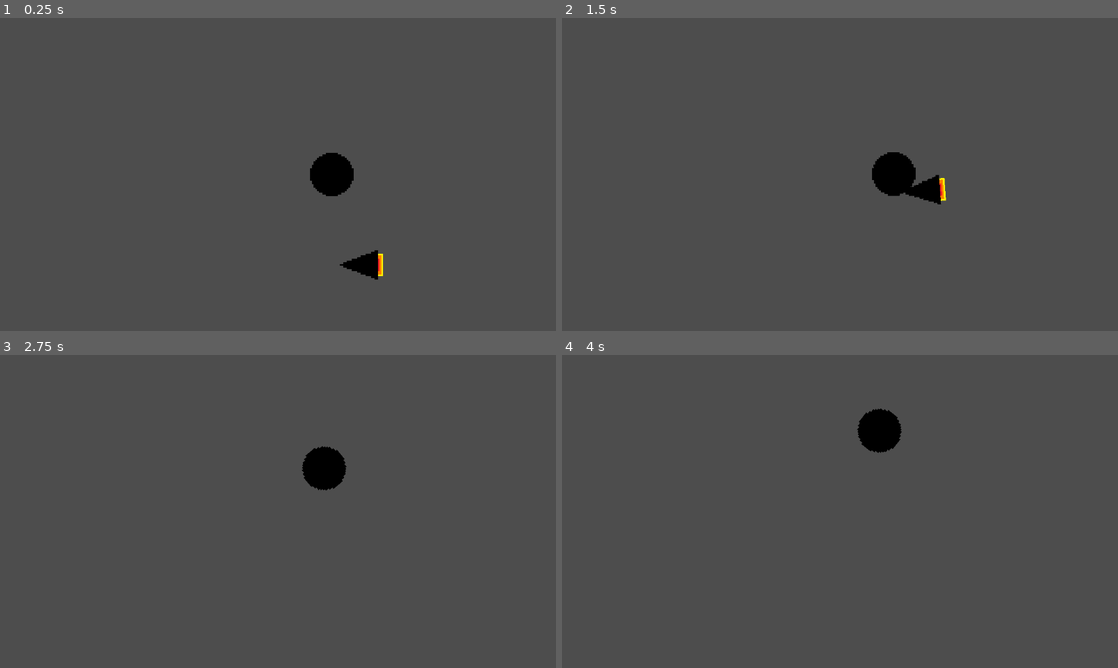
Above: before the commit, frames 1-4 (two rows, left to right).
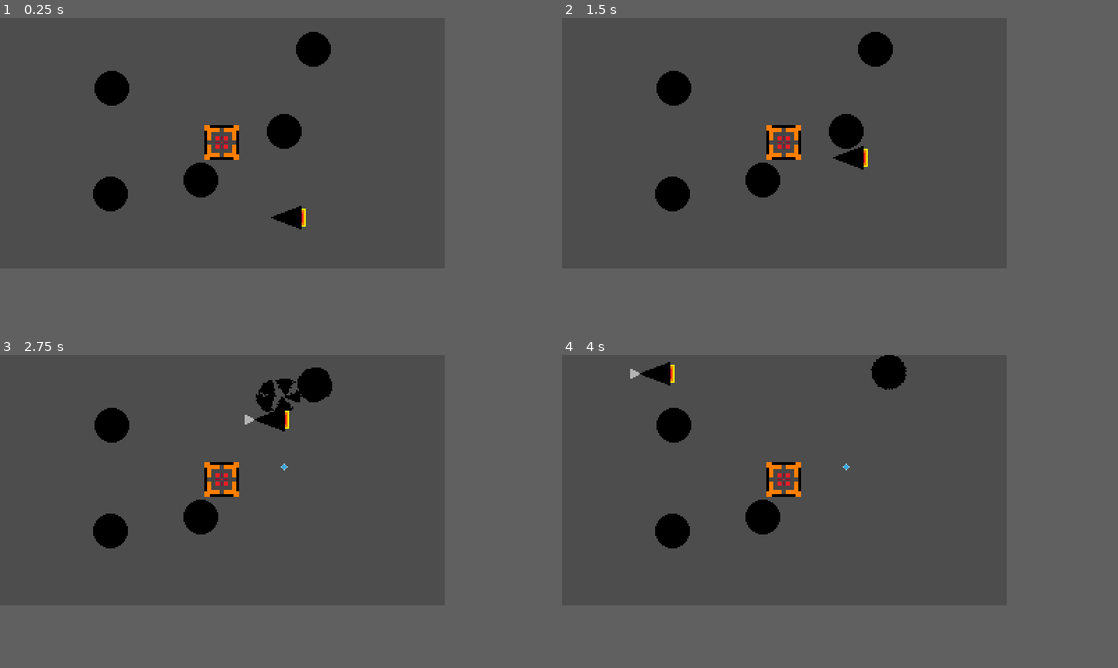
Above: after the commit, the same moments.

Repository: ima-cow/Space-asteroid-miner
Game: Godot game, scene res://scenes/game.tscn
The game is run twice, just before and just after one commit, with the same random seed, the same clock (stepped at 60 frames per second) and the same inputs.
Inputs:
- Up to frame 1 (0.25 s): no input
- Up to frame 2 (1.5 s): tap Enter at 0.5 s; hold Space (beam, bound only after the commit) 0.53-1.28 s; hold W (up) from 0.53 s (still down); tap Space (beam, bound only after the commit) at 1.35 s
- Up to frame 3 (2.75 s): release W (up) at 2.03 s; hold A (left) from 2.03 s (still down); hold Space (beam, bound only after the commit) from 2.03 s (still down)
- Up to frame 4 (4 s): release Space (beam, bound only after the commit) at 2.78 s; tap Space (beam, bound only after the commit) at 2.85 s; release A (left) at 3.53 s; hold S (down) from 3.53 s (still down); hold Space (beam, bound only after the commit) from 3.53 s (still down)
In our replay, the window is 800x450 before the commit and 640x360 after it. These sizes can differ from the game's own. Grey fills any space a smaller window leaves; there, only what the larger window draws over its background counts as a difference.

The runs differ from the first frame. In frame 1, 4.7% of the frame differs, in the area x 16-69%, y 4-84%; in frame 2, 4.7%, in the area x 16-70%, y 4-62%; in frame 3, 4.3%; in frame 4, 3.8%.

Commit message:
some work

Diff:
--- a/project.godot
+++ b/project.godot
@@ -21,7 +21,7 @@
 window/size/viewport_height=180
 window/size/window_width_override=1280
 window/size/window_height_override=720
-window/stretch/mode="canvas_items"
+window/stretch/mode="viewport"
 
 [input]
 
@@ -50,6 +50,11 @@
 "events": [Object(InputEventKey,"resource_local_to_scene":false,"resource_name":"","device":-1,"window_id":0,"alt_press …(192 unchanged characters)…
 ]
 }
+beam={
+"deadzone": 0.2,
+"events": [Object(InputEventKey,"resource_local_to_scene":false,"resource_name":"","device":-1,"window_id":0,"alt_pressed":false,"shift_pressed":false,"ctrl_pressed":false,"meta_pressed":false,"pressed":false,"keycode":0,"physical_keycode":32,"key_label":0,"unicode":32,"location":0,"echo":false,"script":null)
+]
+}
 
 [physics]
 
--- a/scenes/asteroid.tscn
+++ b/scenes/asteroid.tscn
@@ -1,7 +1,11 @@
-[gd_scene load_steps=4 format=3 uid="uid://stex3fnk2qly"]
+[gd_scene load_steps=6 format=3 uid="uid://stex3fnk2qly"]
 
 [ext_resource type="Script" uid="uid://dpx727y447wvh" path="res://scripts/asteroid.gd" id="1_6mo6b"]
+[ext_resource type="Texture2D" uid="uid://bhge7l4pu8mis" path="res://assets/gem.png" id="2_pnq5b"]
 [ext_resource type="Texture2D" uid="uid://24noxarump8g" path="res://assets/pixil-frame-0.png" id="2_t4se3"]
+
+[sub_resource type="CircleShape2D" id="CircleShape2D_pwrvu"]
+radius = 3.0
 
 [sub_resource type="CircleShape2D" id="CircleShape2D_lnu2h"]
 radius = 6.0
@@ -11,7 +15,21 @@
 
 [node name="RigidBody" type="RigidBody2D" parent="."]
 input_pickable = true
+contact_monitor = true
+max_contacts_reported = 1
 metadata/smashed = false
+
+[node name="Gem" type="Node2D" parent="RigidBody"]
+unique_name_in_owner = true
+
+[node name="Sprite2D" type="Sprite2D" parent="RigidBody/Gem"]
+texture = ExtResource("2_pnq5b")
+
+[node name="Area2D" type="Area2D" parent="RigidBody/Gem"]
+
+[node name="CollisionShape2D" type="CollisionShape2D" parent="RigidBody/Gem/Area2D"]
+scale = Vector2(0.8, 0.8)
+shape = SubResource("CircleShape2D_pwrvu")
 
 [node name="Sprite2D" type="Sprite2D" parent="RigidBody"]
 texture = ExtResource("2_t4se3")
@@ -19,5 +37,3 @@
 [node name="CollisionShape2D" type="CollisionShape2D" parent="RigidBody"]
 scale = Vector2(2, 2)
 shape = SubResource("CircleShape2D_lnu2h")
-
-[connection signal="input_event" from="RigidBody" to="." method="_on_rigid_body_input_event"]
--- a/scenes/game.tscn
+++ b/scenes/game.tscn
@@ -1,22 +1,101 @@
-[gd_scene load_steps=4 format=3 uid="uid://deidliikifwik"]
+[gd_scene load_steps=8 format=3 uid="uid://deidliikifwik"]
 
 [ext_resource type="PackedScene" uid="uid://stex3fnk2qly" path="res://scenes/asteroid.tscn" id="1_yqjtg"]
 [ext_resource type="Script" uid="uid://b6j5dpnb4ntek" path="res://scripts/ship_movement.gd" id="2_lbhrr"]
 [ext_resource type="Texture2D" uid="uid://dvmr3c6ujqyhv" path="res://assets/ship.png" id="2_lnu2h"]
+[ext_resource type="Texture2D" uid="uid://c4mitpvuk83wa" path="res://assets/beam.png" id="3_lbhrr"]
+[ext_resource type="Texture2D" uid="uid://dobtasoup88yb" path="res://assets/station.png" id="4_iywne"]
+
+[sub_resource type="RectangleShape2D" id="RectangleShape2D_iywne"]
+size = Vector2(26, 26)
+
+[sub_resource type="RectangleShape2D" id="RectangleShape2D_p57ef"]
+size = Vector2(2.5, 18)
 
 [node name="Game" type="Node"]
 
 [node name="Camera2D" type="Camera2D" parent="."]
+offset = Vector2(0.5, 0.5)
 
 [node name="Ship" type="RigidBody2D" parent="."]
-position = Vector2(48, 52)
+unique_name_in_owner = true
+position = Vector2(48, 54)
+lock_rotation = true
+contact_monitor = true
+max_contacts_reported = 1
 script = ExtResource("2_lbhrr")
 
 [node name="Sprite2D" type="Sprite2D" parent="Ship"]
+z_index = 1
 texture = ExtResource("2_lnu2h")
 
 [node name="CollisionPolygon2D" type="CollisionPolygon2D" parent="Ship"]
 polygon = PackedVector2Array(9, -8, -12, 0, 9, 8)
 
-[node name="Asteroid" parent="." instance=ExtResource("1_yqjtg")]
-position = Vector2(31, 0)
+[node name="Beam" type="Area2D" parent="Ship"]
+visible = false
+
+[node name="Sprite2D" type="Sprite2D" parent="Ship/Beam"]
+position = Vector2(-16, 0)
+texture = ExtResource("3_lbhrr")
+
+[node name="CollisionPolygon2D" type="CollisionPolygon2D" parent="Ship/Beam"]
+position = Vector2(3, -2)
+polygon = PackedVector2Array(-15, 2, -23, -3, -23, 7)
+disabled = true
+
+[node name="Station" type="StaticBody2D" parent="."]
+
+[node name="Sprite2D" type="Sprite2D" parent="Station"]
+texture = ExtResource("4_iywne")
+
+[node name="CollisionShape2D" type="CollisionShape2D" parent="Station"]
+visible = false
+shape = SubResource("RectangleShape2D_iywne")
+
+[node name="Ports" type="Node" parent="Station"]
+
+[node name="Area2D" type="Area2D" parent="Station/Ports"]
+
+[node name="CollisionShape2D" type="CollisionShape2D" parent="Station/Ports/Area2D"]
+position = Vector2(-11.75, 0)
+shape = SubResource("RectangleShape2D_p57ef")
+
+[node name="Area2D2" type="Area2D" parent="Station/Ports"]
+
+[node name="CollisionShape2D" type="CollisionShape2D" parent="Station/Ports/Area2D2"]
+position = Vector2(11.75, 0)
+shape = SubResource("RectangleShape2D_p57ef")
+
+[node name="Area2D3" type="Area2D" parent="Station/Ports"]
+
+[node name="CollisionShape2D" type="CollisionShape2D" parent="Station/Ports/Area2D3"]
+position = Vector2(0, -11.75)
+rotation = 1.5707964
+shape = SubResource("RectangleShape2D_p57ef")
+
+[node name="Area2D4" type="Area2D" parent="Station/Ports"]
+
+[node name="CollisionShape2D" type="CollisionShape2D" parent="Station/Ports/Area2D4"]
+position = Vector2(0, 11.75)
+rotation = 1.5707964
+shape = SubResource("RectangleShape2D_p57ef")
+
+[node name="Asteroids" type="Node" parent="."]
+
+[node name="Asteroid" parent="Asteroids" instance=ExtResource("1_yqjtg")]
+position = Vector2(45, -8)
+
+[node name="Asteroid2" parent="Asteroids" instance=ExtResource("1_yqjtg")]
+position = Vector2(-79, -39)
+
+[node name="Asteroid3" parent="Asteroids" instance=ExtResource("1_yqjtg")]
+position = Vector2(-15, 27)
+
+[node name="Asteroid4" parent="Asteroids" instance=ExtResource("1_yqjtg")]
+position = Vector2(66, -67)
+
+[node name="Asteroid5" parent="Asteroids" instance=ExtResource("1_yqjtg")]
+position = Vector2(-80, 37)
+
+[connection signal="property_list_changed" from="Ship/Beam/CollisionPolygon2D" to="Ship" method="_on_collision_polygon_2d_property_list_changed"]
--- a/scripts/asteroid.gd
+++ b/scripts/asteroid.gd
@@ -1,12 +1,20 @@
 extends Node2D
 
+@onready var original_asteriod := $RigidBody
 @onready var original_sprite := $RigidBody/Sprite2D
 @onready var original_image:Image = original_sprite.texture.get_image()
 
 const SMASH_ANGLE_DEVIATION_START := 24
 const SMASH_ANGLE_DEVIATION_RATE := -2
 
-func smash(num_pieces: int):
+var smashed := false
+
+func _physics_process(_delta: float) -> void:
+	if !smashed and original_asteriod.get_contact_count() > 0 and original_asteriod.get_colliding_bodies()[0] == %Ship:
+		%Gem.reparent(self)
+		smash(randi_range(5, 8))
+
+func smash(num_pieces: int) -> void:
 	var prev_angle := 0.0
 
 	for i in num_pieces:
@@ -20,17 +28,17 @@
 
 		var sprite := _generate_chunk_sprite(prev_angle, cur_angle)
 		asteroid_chunk.add_child(sprite)
-
 		var collider := _generate_chunk_collider(prev_angle, cur_angle)
 		asteroid_chunk.add_child(collider)
-
-		asteroid_chunk.set_meta("smashed", true)
+		asteroid_chunk.mass = _generate_chunk_mass(prev_angle, cur_angle)
+		#asteroid_chunk.global_position = original_asteriod.global_position
 
 		add_child(asteroid_chunk)
 
 		prev_angle = cur_angle
 
-	$RigidBody.queue_free()
+	smashed = true
+	original_asteriod.queue_free()
 
 func _generate_chunk_sprite(prev_angle: float, cur_angle:float) -> Sprite2D:
 	prev_angle -= 180
@@ -52,28 +60,36 @@
 func _generate_chunk_collider(prev_angle: float, cur_angle:float) -> CollisionPolygon2D:
 	var collider := CollisionPolygon2D.new()
 	var polygon: PackedVector2Array
-	var radius := sqrt(pow(original_image.get_width()/2.8, 2)+pow(original_image.get_height()/2.8, 2))
+	var radius := -sqrt(pow(original_image.get_width()/2.8, 2)+pow(original_image.get_height()/2.8, 2))
 
-	polygon.append(Vector2(-radius*cos(deg_to_rad(prev_angle)), -radius*sin(deg_to_rad(prev_angle))))
-	polygon.append(Vector2(-radius*cos(deg_to_rad(cur_angle)), -radius*sin(deg_to_rad(cur_angle))))
+	polygon.append(Vector2(radius*cos(deg_to_rad(prev_angle)), radius*sin(deg_to_rad(prev_angle))))
+	polygon.append(Vector2(radius*cos(deg_to_rad(cur_angle)), radius*sin(deg_to_rad(cur_angle))))
 	polygon.append(Vector2(0, 0))
 
 	collider.set_polygon(polygon)
 
 	return collider
 
-func test():
-	var sprite := Sprite2D.new()
-	var image := Image.create_empty(original_image.get_width(), original_image.get_height(), original_image.has_mipmaps(), original_image.get_format())
-	for x in original_image.get_width():
-		for y in original_image.get_height():
-			var angle_of_pixel := rad_to_deg(atan2(y-(original_image.get_width()/2.0), x-(original_image.get_height()/2.0)))
-			#print("x ",x," y ", y, " angle ",angle_of_pixel)
-			if angle_of_pixel >= -180 and angle_of_pixel < 0 and original_sprite.is_pixel_opaque(Vector2(x-(original_image.get_width()/2.0), y-(original_image.get_height()/2.0))):
-				image.set_pixel(x, y, Color.RED)
-			else:
-				image.set_pixel(x, y, original_image.get_pixel(x, y))
-			print("x ",x," y ", y, " ", 1-(sqrt(pow(x, 2)+pow(y, 2)))/(sqrt(pow(original_image.get_width(), 2)+pow(original_image.get_height(), 2))))
-	sprite.texture = ImageTexture.create_from_image(image)
-	sprite.global_position = Vector2(20, 20)
-	add_child(sprite)
+func _generate_chunk_mass(prev_angle: float, cur_angle:float) -> float:
+	var radius := -sqrt(pow(original_image.get_width()/2.8, 2)+pow(original_image.get_height()/2.8, 2))
+	var area := PI*pow(radius, 2)
+	var arc := cur_angle-prev_angle
+	var area_under_arc := (arc/360)*area
+
+	return area_under_arc/area
+
+#func test():
+	#var sprite := Sprite2D.new()
+	#var image := Image.create_empty(original_image.get_width(), original_image.get_height(), original_image.has_mipmaps(), original_image.get_format())
+	#for x in original_image.get_width():
+		#for y in original_image.get_height():
+			#var angle_of_pixel := rad_to_deg(atan2(y-(original_image.get_width()/2.0), x-(original_image.get_height()/2.0)))
+			##print("x ",x," y ", y, " angle ",angle_of_pixel)
+			#if angle_of_pixel >= -180 and angle_of_pixel < 0 and original_sprite.is_pixel_opaque(Vector2(x-(original_image.get_width()/2.0), y-(original_image.get_height()/2.0))):
+				#image.set_pixel(x, y, Color.RED)
+			#else:
+				#image.set_pixel(x, y, original_image.get_pixel(x, y))
+			#print("x ",x," y ", y, " ", 1-(sqrt(pow(x, 2)+pow(y, 2)))/(sqrt(pow(original_image.get_width(), 2)+pow(original_image.get_height(), 2))))
+	#sprite.texture = ImageTexture.create_from_image(image)
+	#sprite.global_position = Vector2(20, 20)
+	#add_child(sprite)
--- a/scripts/ship_movement.gd
+++ b/scripts/ship_movement.gd
@@ -2,9 +2,31 @@
 
 const SPEED = 100.0
 
-func _physics_process(delta: float) -> void:
+var ship_pos := global_position
+
+func _physics_process(_delta: float) -> void:
 	var horizontal_direction := Input.get_axis("left", "right")
 	var vertical_direction := Input.get_axis("up", "down")
 
 	if horizontal_direction or vertical_direction:
 		apply_central_force(Vector2(horizontal_direction*SPEED, vertical_direction*SPEED))
+
+	if Input.is_action_just_pressed("beam"):
+		$Beam.visible = true
+		$Beam/CollisionPolygon2D.disabled = false
+		ship_pos = global_position
+	elif Input.is_action_pressed("beam"):
+		print($Beam.get_overlapping_areas())
+		if $Beam.get_overlapping_areas().size() > 0:
+			print($Beam.get_overlapping_areas()[0].global_position)
+			$Beam.get_overlapping_areas()[0].global_position += ship_pos-global_position
+	else:
+		$Beam.visible = false
+		$Beam/CollisionPolygon2D.disabled = true
+
+
+func _on_beam_property_list_changed() -> void:
+	print("wow")
+
+func _on_collision_polygon_2d_property_list_changed() -> void:
+	pass # Replace with function body.
Binary file added: assets/beam.png
Not shown, added: assets/beam.png.import
Binary file added: assets/gem.png
Not shown, added: assets/gem.png.import
Binary file added: assets/station.png
Not shown, added: assets/station.png.import
